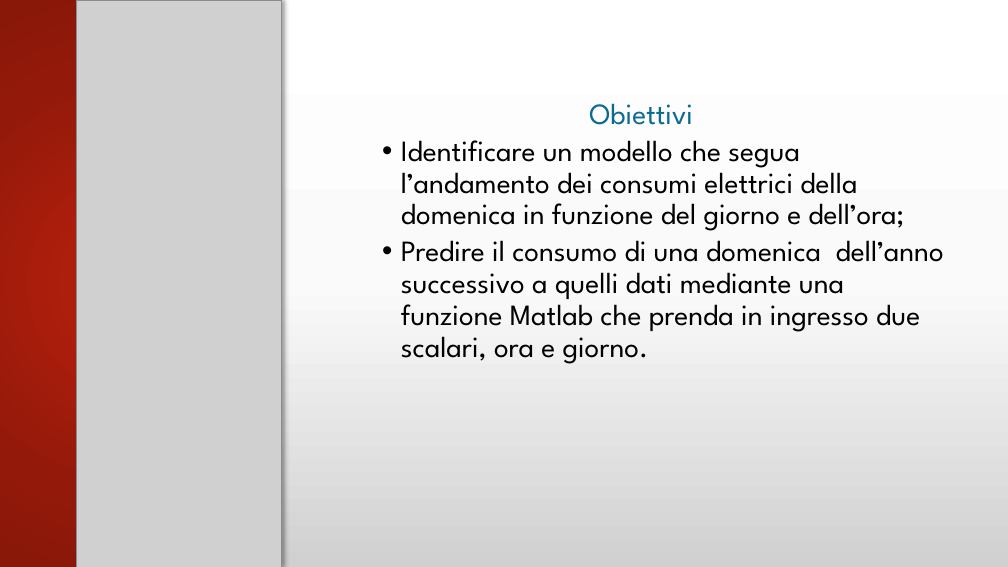
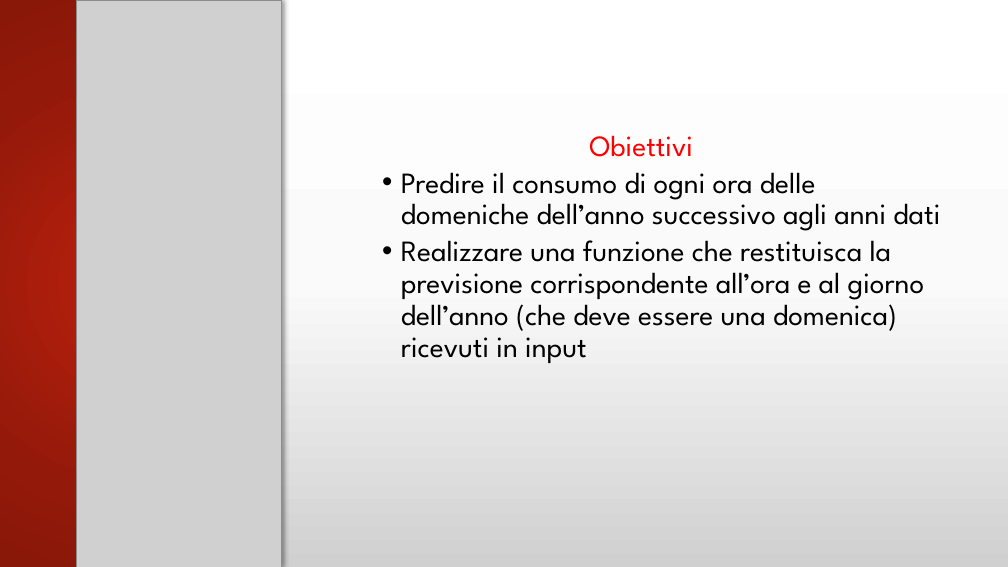
Before and after one commit to arrostini/predittoreDomeniche, a slide deck: slide 2 of progettomatlabfine (1).pptx. Drawn at 1008x567 pixels with LibreOffice and Linux fonts; fonts in the diff are those of the drawing; grey boxes stand for pictures; background and template pictures are left out. Boxes give left, top, right and bottom in pixels: in the first picture for what was removed or moved away, otherwise in the second. Text is boxed around its words. In the diff, an @@ line names an element or a change of style, - is before the commit and + after.

```diff
--- a/progettomatlabfine (1).pptx
+++ b/progettomatlabfine (1).pptx
@@ text "Obiettivi": place and size @@
-text "Obiettivi" at box(401, 103, 944, 364)
+text "Obiettivi" at box(401, 135, 940, 363)
@@ text at box(589, 135, 693, 157): text colour #0A6B94 to #FF0000 in "Obiettivi" @@
@@ text at box(401, 172, 940, 363): text changed @@
-  • Identificare un modello che segua l’andamento dei consumi elettrici della domenica in funzione del giorno e dell’ora;
-  • Predire il consumo di una domenica dell’anno successivo a quelli dati mediante una funzione Matlab che prenda in ingresso due scalari, ora e giorno.
+  • Predire il consumo di ogni ora delle domeniche dell’anno successivo agli anni dati
+  • Realizzare una funzione che restituisca la previsione corrispondente all’ora e al giorno dell’anno (che deve essere una domenica) ricevuti in input
```
Also in this commit, not shown: 13 other slides changed.
